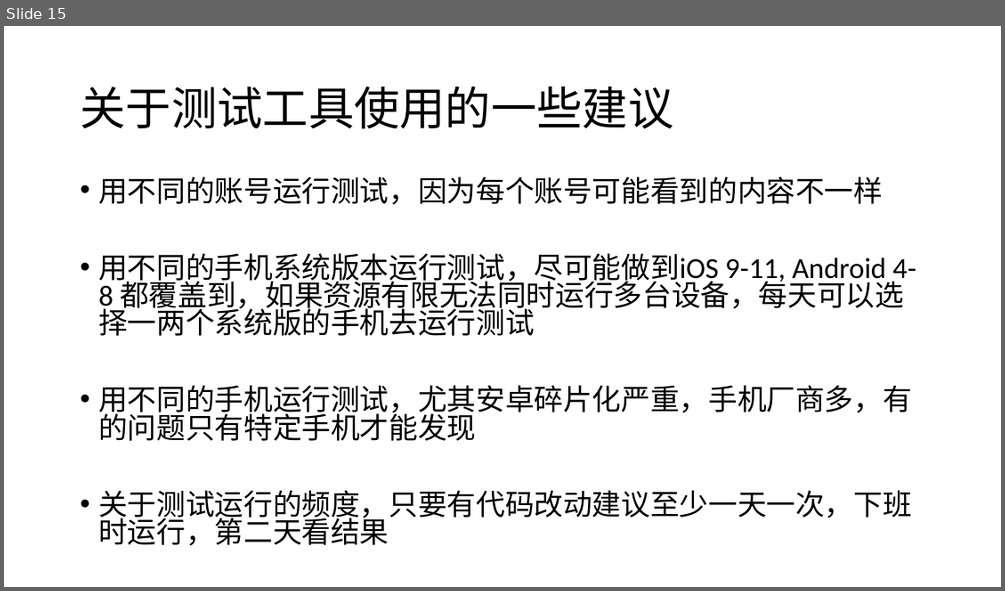
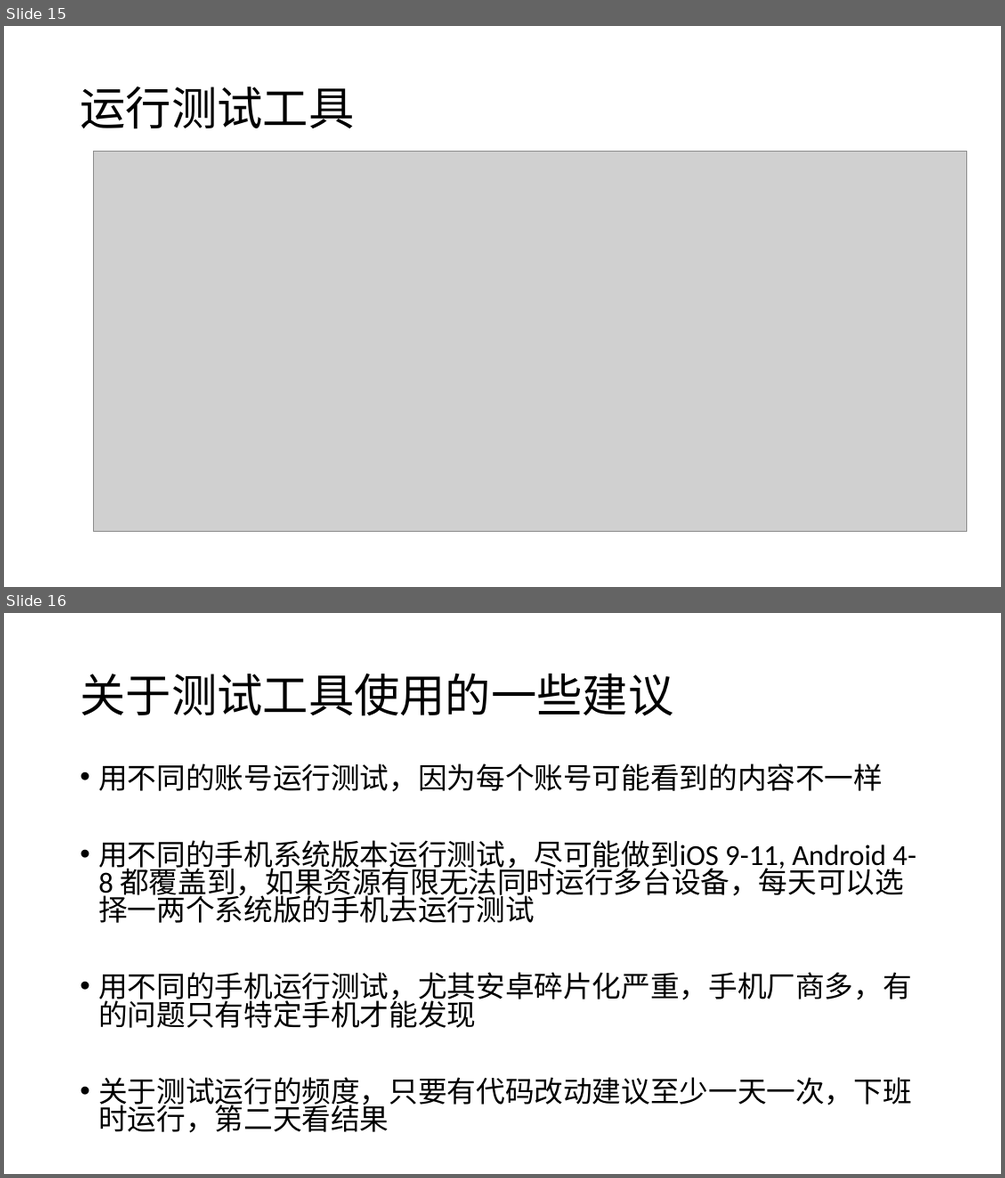
Before and after one commit to lgxqf/UICrawler, a slide deck: doc/UICrawler.pptx. Shown one above the other, each under a label of ours: slide 15 before the commit, slides 15 and 16 after it. The pictures are 1005x591 and 1005x1178 pixels, drawn with LibreOffice and Linux fonts; fonts in the diff are those of the drawing; grey boxes stand for pictures. Boxes give left, top, right and bottom in pixels: in the first picture for what was removed or moved away, otherwise in the second. Text is boxed around its words. In the diff, an @@ line names an element or a change of style, - is before the commit and + after.

Commit message:
update

```diff
--- a/doc/UICrawler.pptx
+++ b/doc/UICrawler.pptx
@@ slide 15 added at [4, 26, 1001, 587], background #FFFFFF @@
@@ title added at [80, 87, 354, 129], 44 pt, text #000000 @@
+运行测试工具
@@ picture added at [94, 151, 967, 531] @@
@@ what was slide 15 is now slide 16 @@
```
